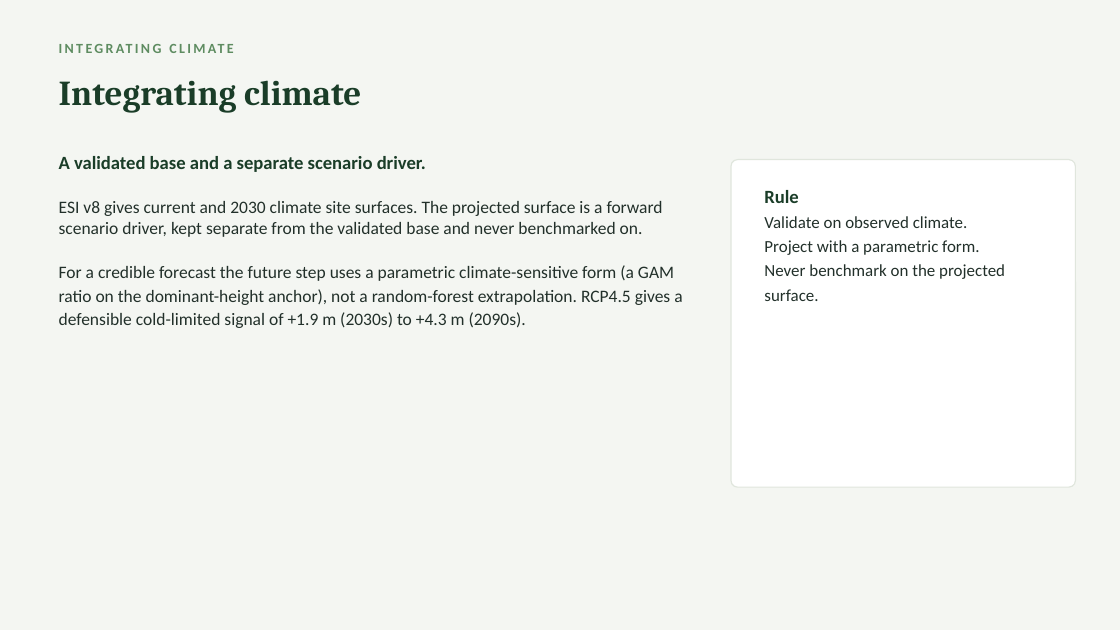
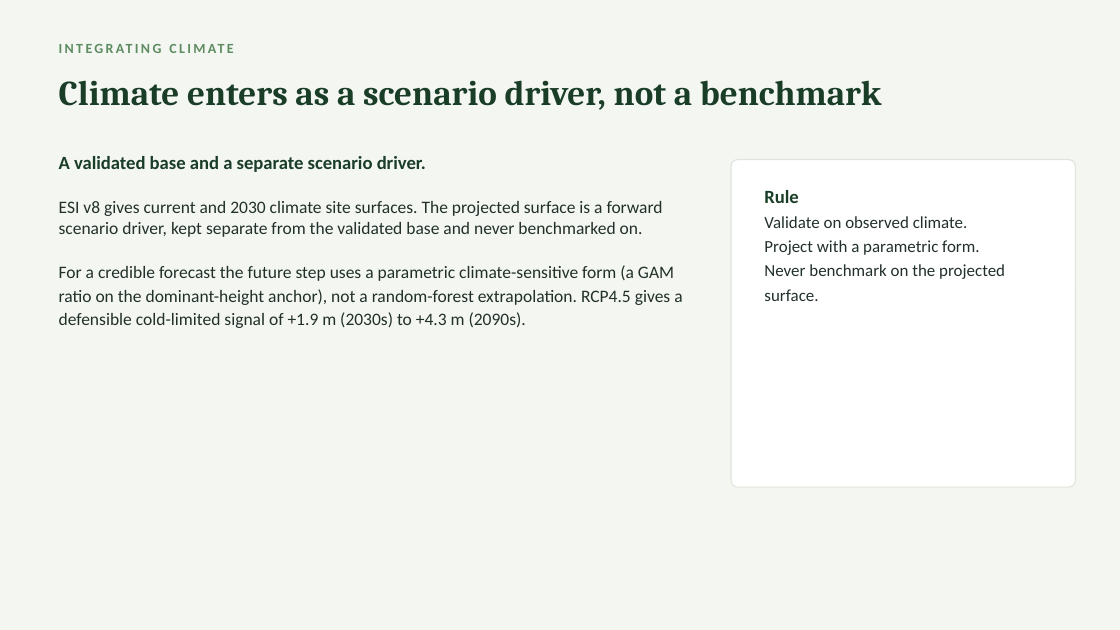
Before and after one commit to holoros/fvs-acd, a slide deck: slide 13 of FVS-ACD_Hennigar_Aug2026.pptx. Drawn at 1120x630 pixels with LibreOffice and Linux fonts; fonts in the diff are those of the drawing. Boxes give left, top, right and bottom in pixels: in the first picture for what was removed or moved away, otherwise in the second. Text is boxed around its words. In the diff, an @@ line names an element or a change of style, - is before the commit and + after.

```diff
--- a/FVS-ACD_Hennigar_Aug2026.pptx
+++ b/FVS-ACD_Hennigar_Aug2026.pptx
@@ text at (x1=59, y1=80, x2=882, y2=110): text changed @@
-Integrating climate
+Climate enters as a scenario driver, not a benchmark
```
Also in this commit, not shown: 12 other slides changed, 29 other files.
